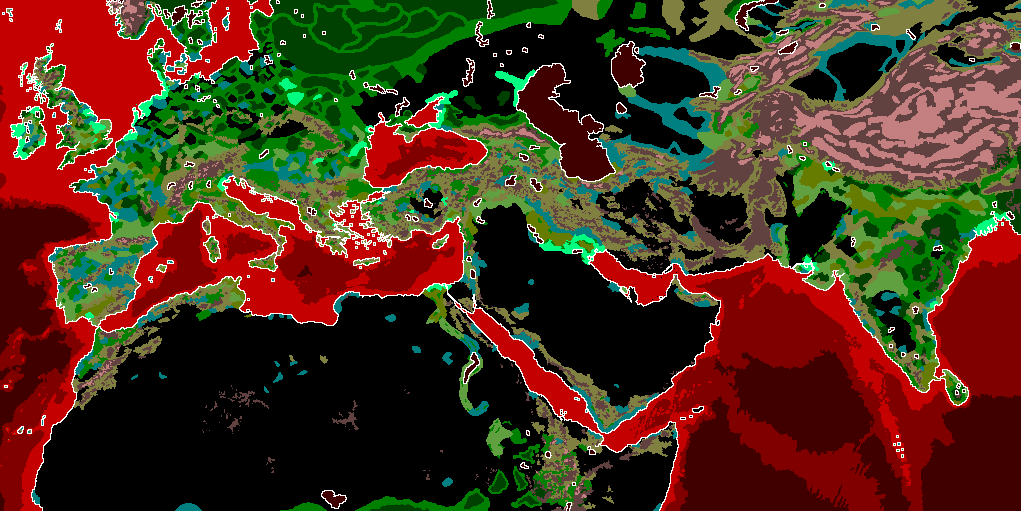
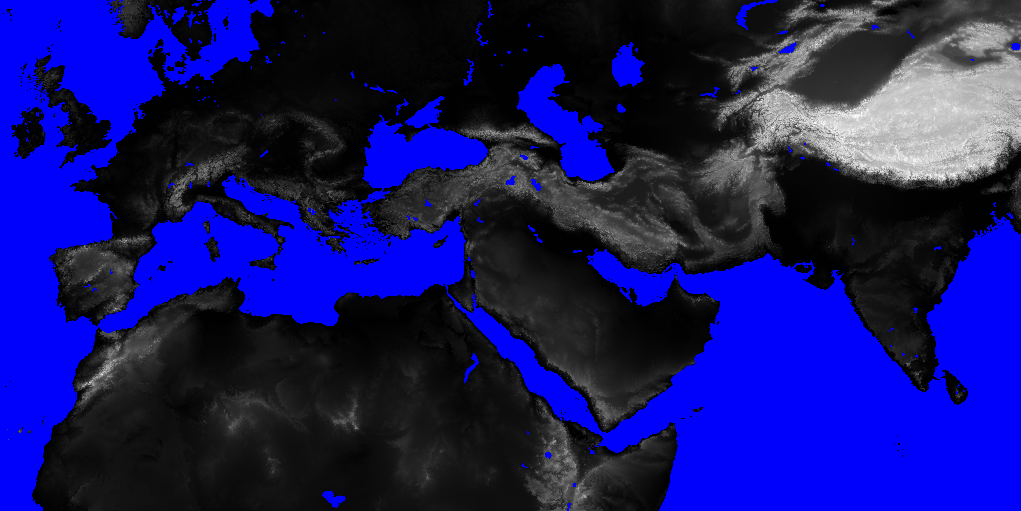
Layers edited between the first and the second 1021x511 image:
showed "map_heights", painted on it over [0, 0, 1021, 511]
painted on "map_ground_types" over [89, 296, 198, 345]
